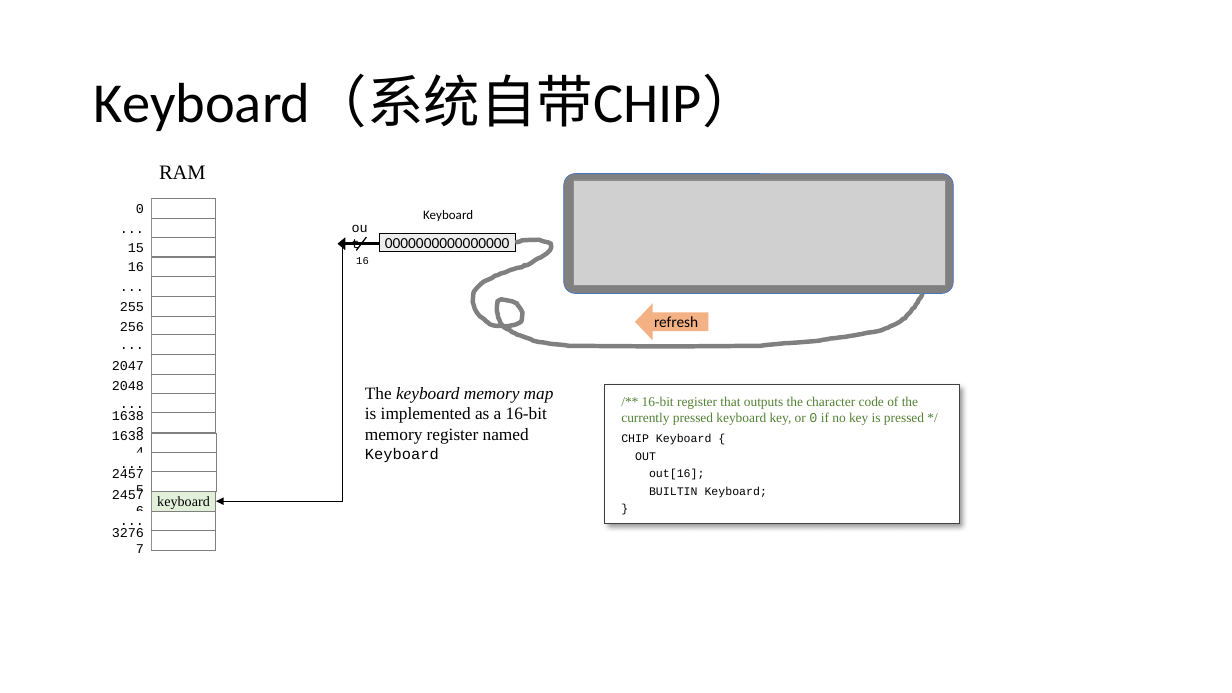
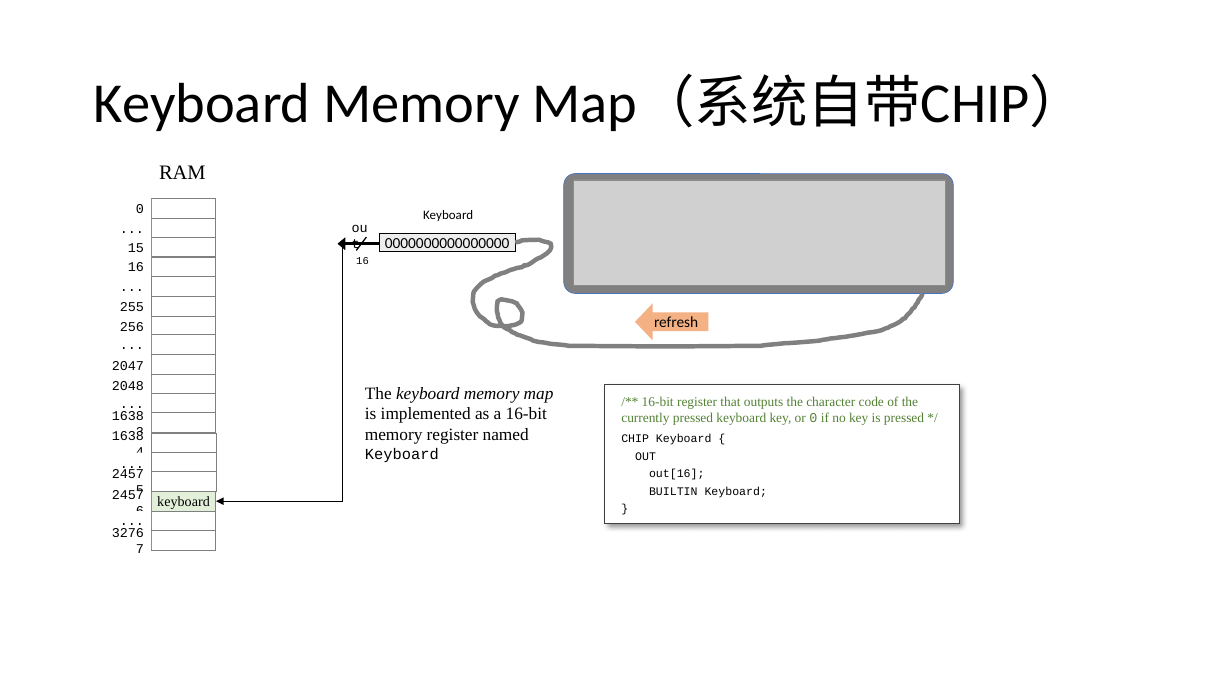
Before and after one commit to vcboy1/Leeds, a slide deck: slide 23 of 26fall/1860/Lecture/Week1.9/Lec 1.9.1 Memory II.pptx. Drawn at 1232x693 pixels with LibreOffice and Linux fonts; fonts in the diff are those of the drawing; grey boxes stand for pictures. Boxes give left, top, right and bottom in pixels: in the first picture for what was removed or moved away, otherwise in the second. Text is boxed around its words. In the diff, an @@ line names an element or a change of style, - is before the commit and + after.

```diff
--- a/26fall/1860/Lecture/Week1.9/Lec 1.9.1 Memory II.pptx
+++ b/26fall/1860/Lecture/Week1.9/Lec 1.9.1 Memory II.pptx
@@ title at (94, 74, 1087, 131): text changed @@
-Keyboard（系统自带CHIP）
+Keyboard Memory Map（系统自带CHIP）
```
Also in this commit, not shown: 17 other slides changed, 6 other files.
